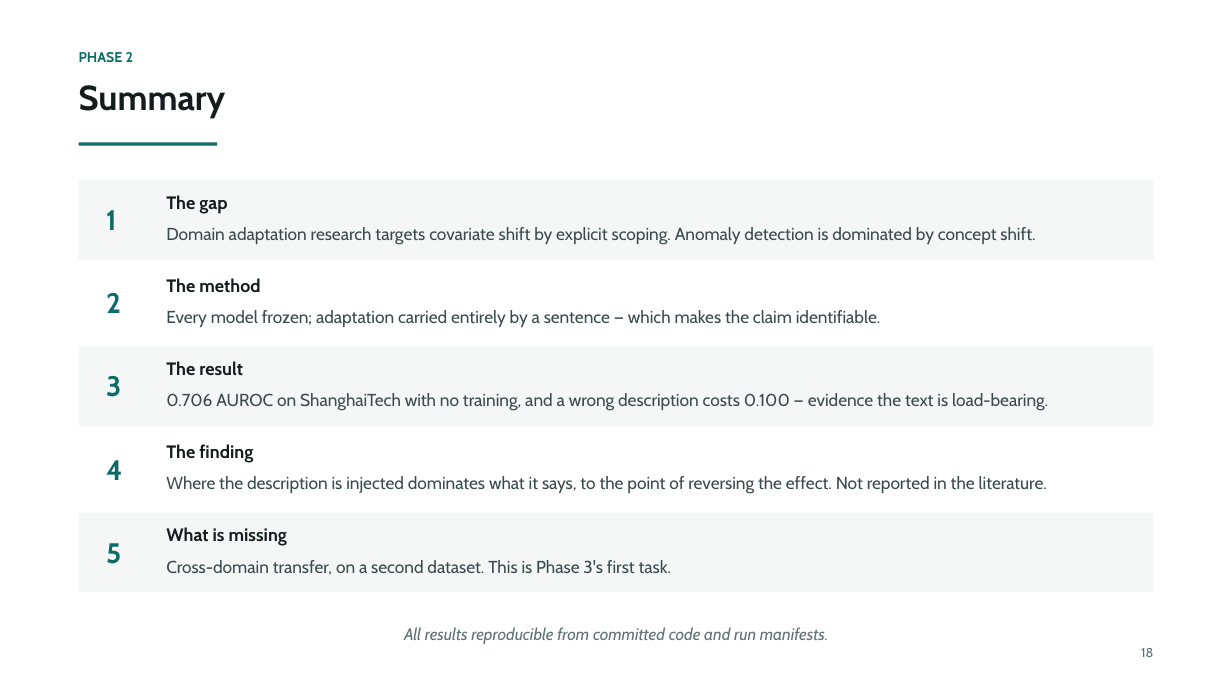
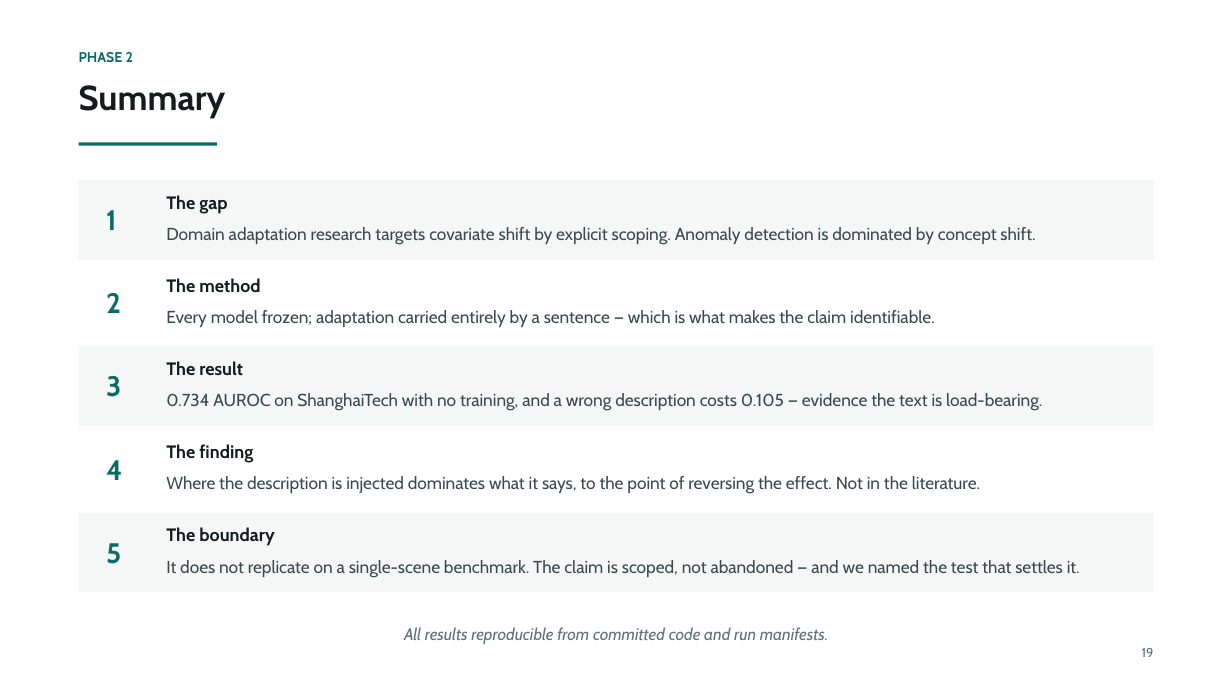
Before and after one commit to prakash-nitc/multimodal-anomaly-detection, a slide deck: slide 20 of docs/06_presentations/DA-ZVAD_Phase2_Review.pptx (slide 19 before the commit). Drawn at 1232x693 pixels with LibreOffice and Linux fonts; fonts in the diff are those of the drawing. Boxes give left, top, right and bottom in pixels: in the first picture for what was removed or moved away, otherwise in the second. Text is boxed around its words. In the diff, an @@ line names an element or a change of style, - is before the commit and + after.

```diff
--- a/docs/06_presentations/DA-ZVAD_Phase2_Review.pptx
+++ b/docs/06_presentations/DA-ZVAD_Phase2_Review.pptx
@@ text at box(166, 310, 935, 327): text changed @@
-Every model frozen; adaptation carried entirely by a sentence — which makes the claim identifiable.
+Every model frozen; adaptation carried entirely by a sentence — which is what makes the claim identifiable.
@@ text at box(166, 393, 1042, 411): text changed @@
-0.706 AUROC on ShanghaiTech with no training, and a wrong description costs 0.100 — evidence the text is load-bearing.
+0.734 AUROC on ShanghaiTech with no training, and a wrong description costs 0.105 — evidence the text is load-bearing.
@@ text at box(166, 476, 980, 494): text changed @@
-Where the description is injected dominates what it says, to the point of reversing the effect. Not reported in the literature.
+Where the description is injected dominates what it says, to the point of reversing the effect. Not in the literature.
@@ text at box(166, 527, 274, 546): text changed @@
-What is missing
+The boundary
@@ text at box(166, 560, 1080, 577): text changed @@
-Cross-domain transfer, on a second dataset. This is Phase 3's first task.
+It does not replicate on a single-scene benchmark. The claim is scoped, not abandoned — and we named the test that settles it.
@@ text at box(1142, 648, 1154, 657): text changed @@
-18
+19
```
Also in this commit, not shown: 13 other slides changed, 2 slides added, 1 slide removed, 1 other file.
